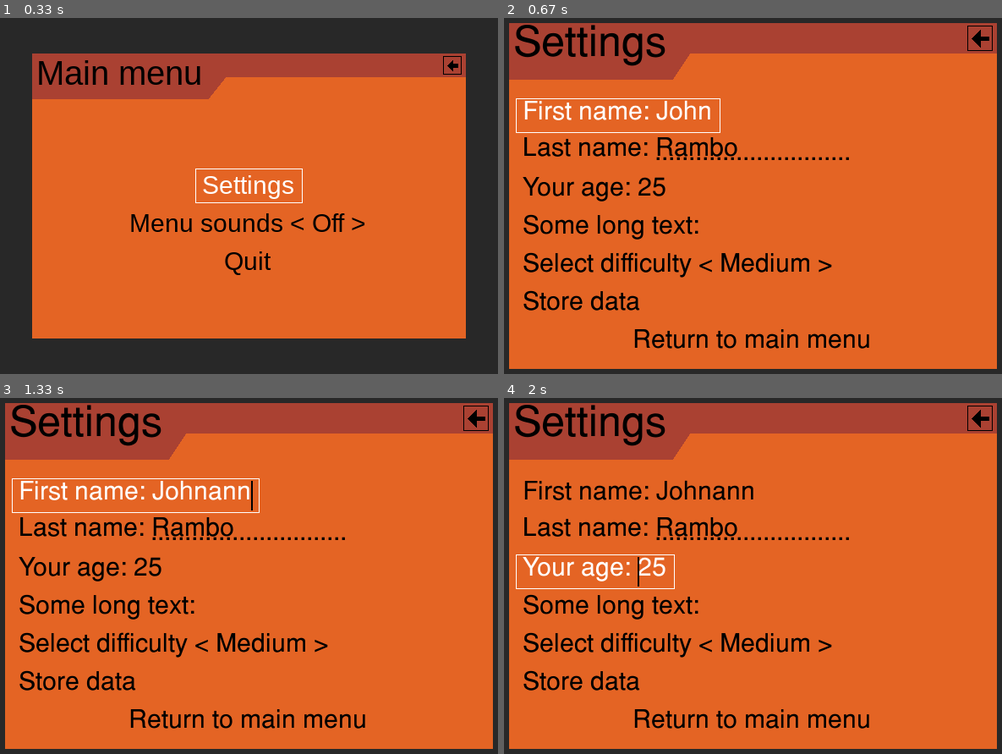
Above: before the commit, frames 1-4 (two rows, left to right).
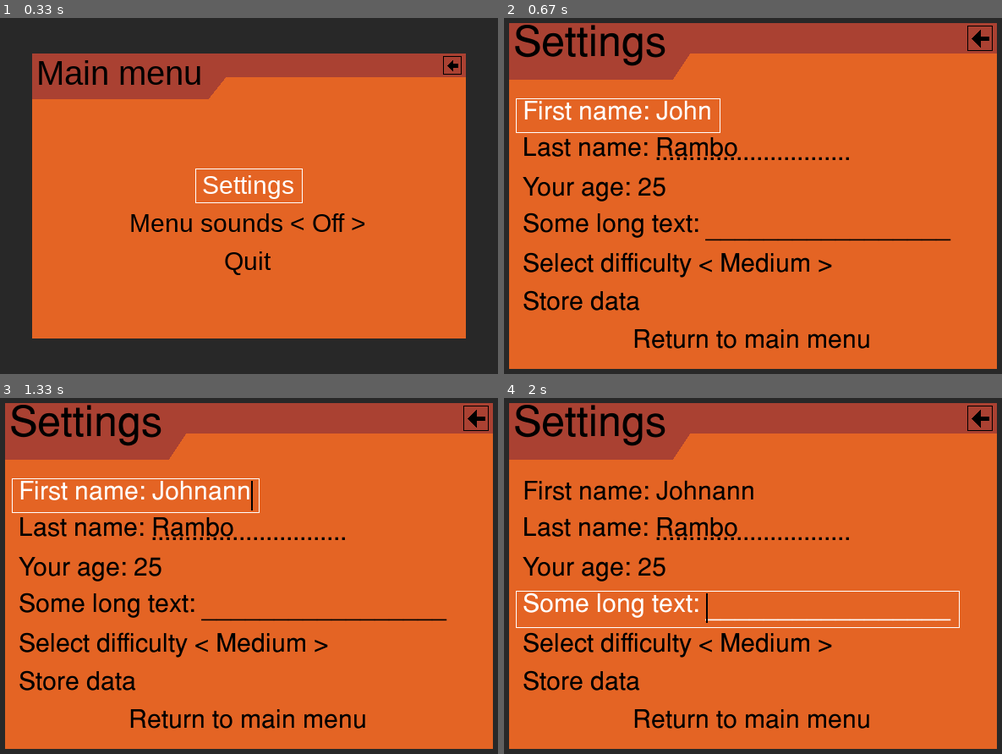
Above: after the commit, the same moments.

Repository: ppizarror/pygame-menu
Game: pygame game, started from example3.py
The game is run twice, just before and just after one commit, with the same random seed, the same clock (stepped at 60 frames per second) and the same inputs.
Inputs (mouse positions are in pixels of both pictures, inside the frame that each line leads up to):
- Up to frame 1 (0.33 s): no input
- Up to frame 2 (0.67 s): tap Enter at 0.33 s
- Up to frame 3 (1.33 s): type "ann" at 0.67 s; tap Enter at 1 s; click (119, 579) at 1.27 s
- Up to frame 4 (2 s): click (942, 622) at 1.6 s; press the mouse at (738, 608) at 1.92 s

Frame 1 is identical in both runs. In frame 2, 1.0% of the frame differs, in the area x 3-90%, y 54-63%; in frame 3, 1.0%; in frame 4, 2.5%, in the area x 2-92%, y 43-65%.

Commit message:
Update example

Diff:
--- a/example3.py
+++ b/example3.py
@@ -155,7 +155,7 @@
 settings_menu.add_text_input('Some long text: ',
                              maxwidth=14,
                              textinput_id='long_text',
-                             input_underline='')
+                             input_underline='_')
 
 # Create selector with 3 difficulty options
 settings_menu.add_selector('Select difficulty',
